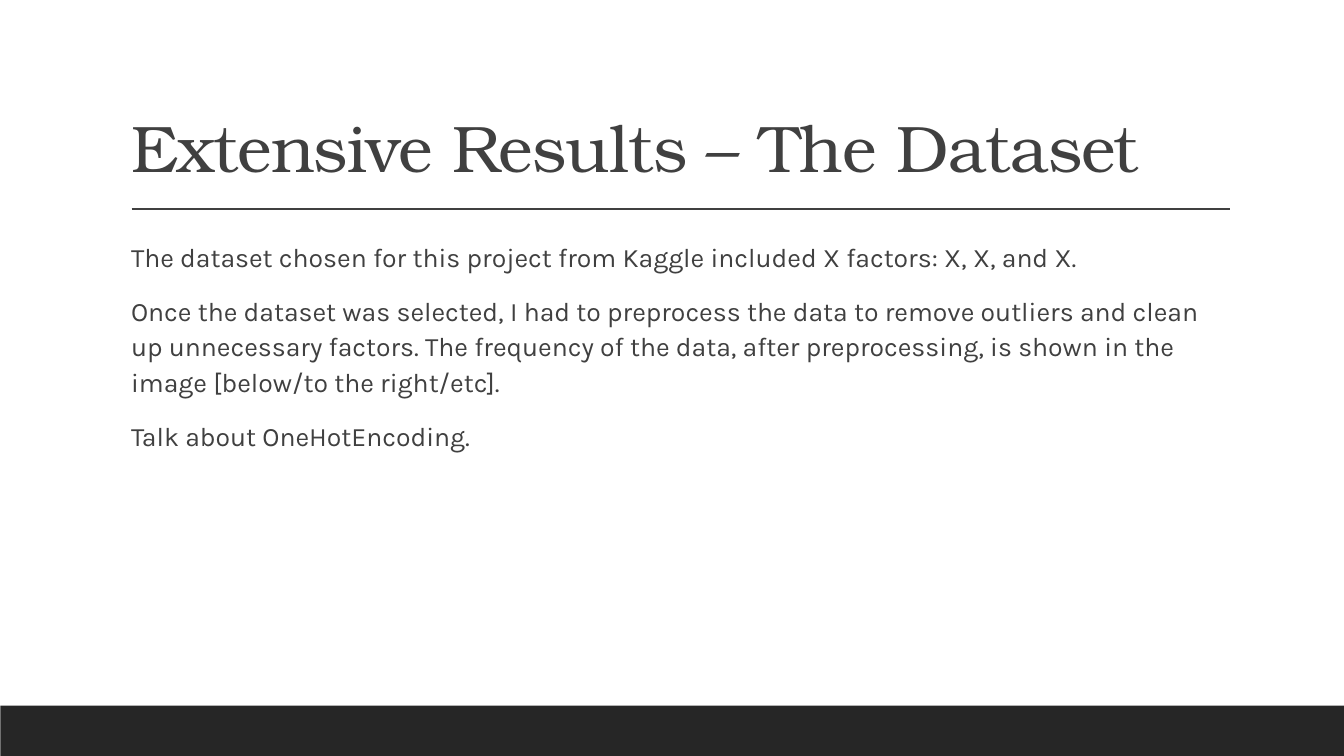
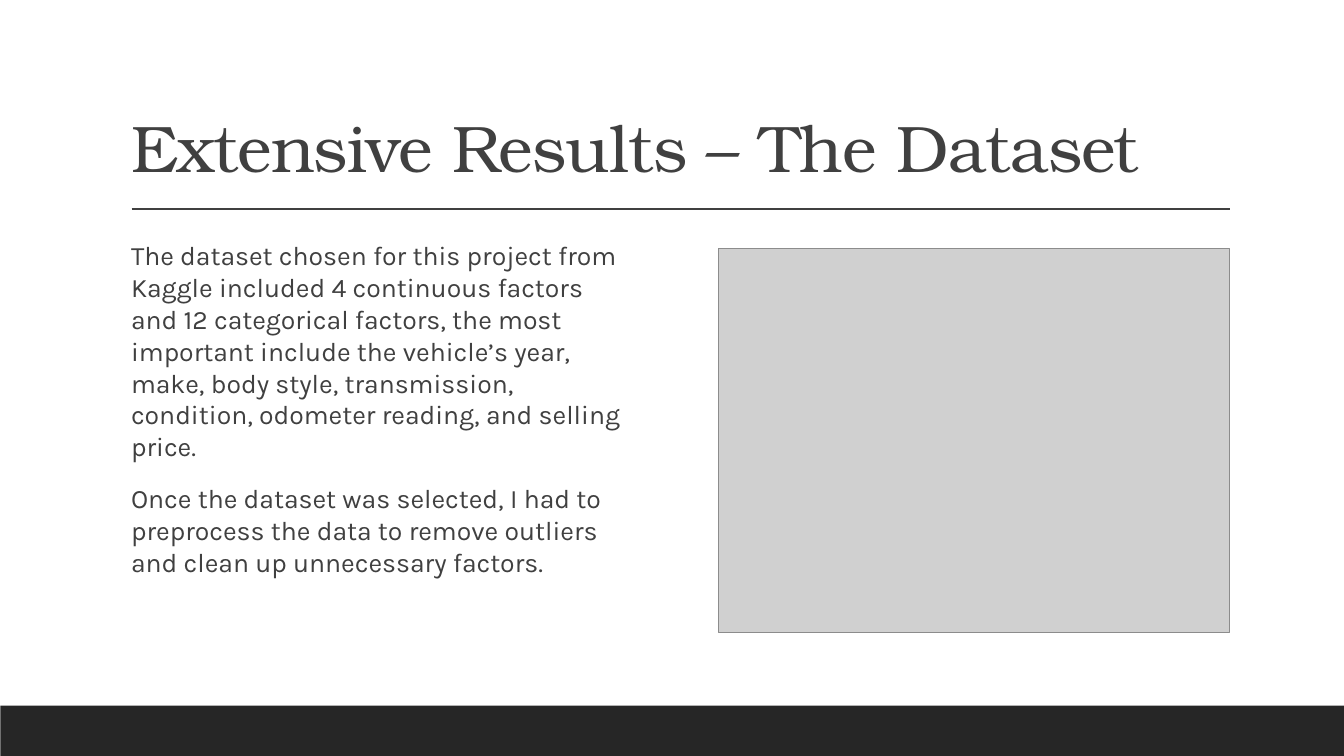
Before and after one commit to DesktopCoder1407/CS4267-MachineLearning, a slide deck: slide 5 of Project-Final Presentation-CS4267-Parker Smith.pptx. Drawn at 1344x756 pixels with LibreOffice and Linux fonts; fonts in the diff are those of the drawing; grey boxes stand for pictures. Boxes give left, top, right and bottom in pixels: in the first picture for what was removed or moved away, otherwise in the second. Text is boxed around its words. In the diff, an @@ line names an element or a change of style, - is before the commit and + after.

```diff
--- a/Project-Final Presentation-CS4267-Parker Smith.pptx
+++ b/Project-Final Presentation-CS4267-Parker Smith.pptx
@@ text at [131,246,620,579]: text changed @@
-  The dataset chosen for this project from Kaggle included X factors: X, X, and X.
-  Once the dataset was selected, I had to preprocess the data to remove outliers and clean up unnecessary factors. The frequency of the data, after preprocessing, is shown in the image [below/to the right/etc].
-  Talk about OneHotEncoding.
+  The dataset chosen for this project from Kaggle included 4 continuous factors and 12 categorical factors, the most important include the vehicle’s year, make, body style, transmission, condition, odometer reading, and selling price.
+  Once the dataset was selected, I had to preprocess the data to remove outliers and clean up unnecessary factors.
@@ picture added at [719,249,1230,633] @@
```
Also in this commit, not shown: 4 other slides changed.
